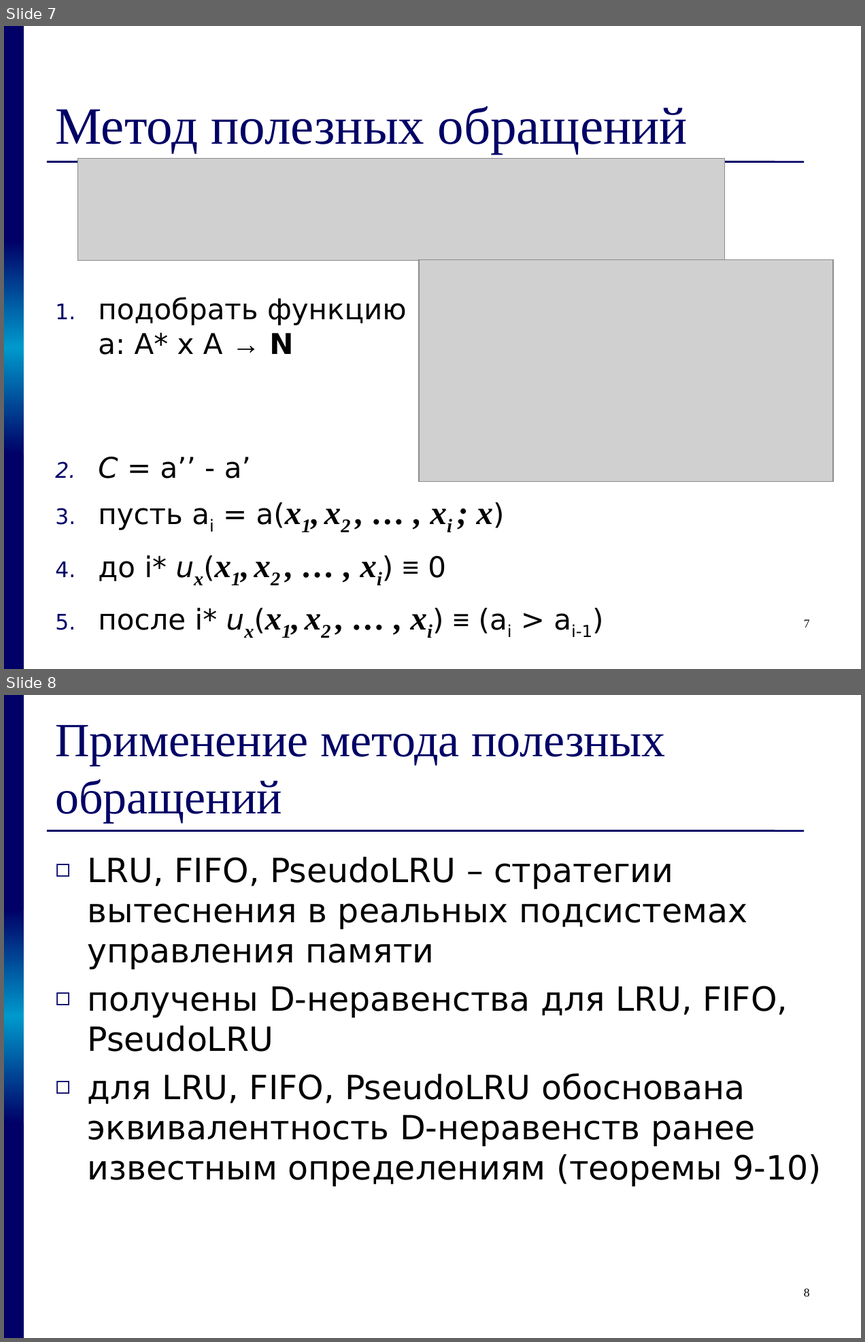
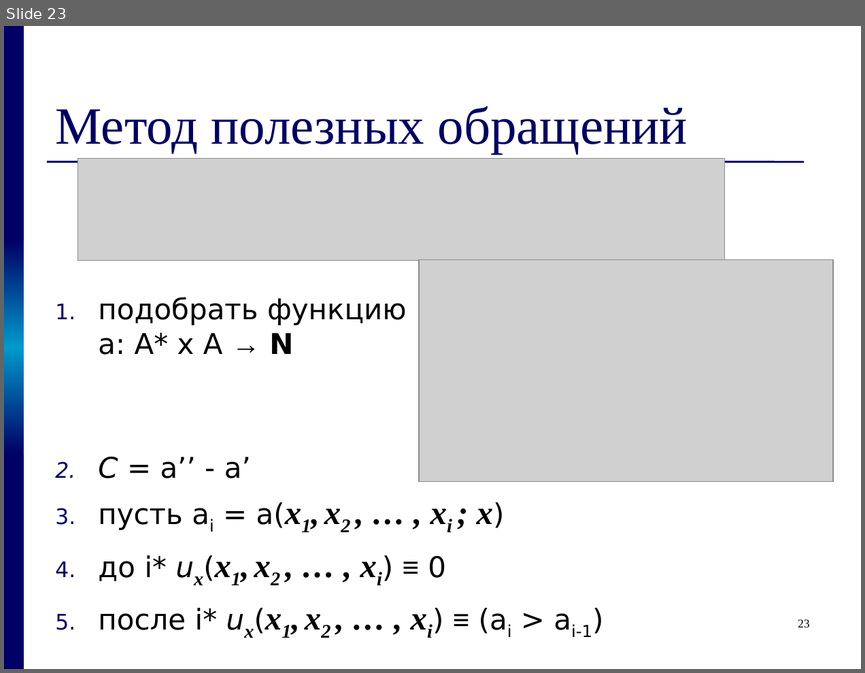
Before and after one commit to kornevgen/tesla-project, a slide deck: papers/THESIS/talks/z2611.ppt. Shown one above the other, each under a label of ours: slides 7 and 8 before the commit, slide 23 after it. The pictures are 865x1342 and 865x673 pixels, drawn with LibreOffice and Linux fonts; fonts in the diff are those of the drawing; grey boxes stand for pictures. Boxes give left, top, right and bottom in pixels: in the first picture for what was removed or moved away, otherwise in the second. Text is boxed around its words. In the diff, an @@ line names an element or a change of style, - is before the commit and + after.

```diff
--- a/papers/THESIS/talks/z2611.ppt
+++ b/papers/THESIS/talks/z2611.ppt
@@ slide 8 removed at [4, 695, 861, 1338], background #FFFFFF; not listed: 4 template elements that a slide beside it also shows @@
@@ title removed at [55, 725, 665, 822] @@
-Применение метода полезных обращений
@@ text removed at [88, 856, 821, 1187] @@
-◻ LRU, FIFO, PseudoLRU – стратегии вытеснения в реальных подсистемах управления памяти
-◻ получены D-неравенства для LRU, FIFO, PseudoLRU
-◻ для LRU, FIFO, PseudoLRU обоснована эквивалентность D-неравенств ранее известным определениям (теоремы 9-10)
@@ page number removed at [804, 1288, 810, 1296] @@
-8
@@ what was slide 7 is now slide 23 @@
@@ page number at [798, 619, 809, 627]: text changed @@
-7
+23
```
Also in this commit, not shown: 1 slide changed, 17 slides added, 2 other slides removed.
